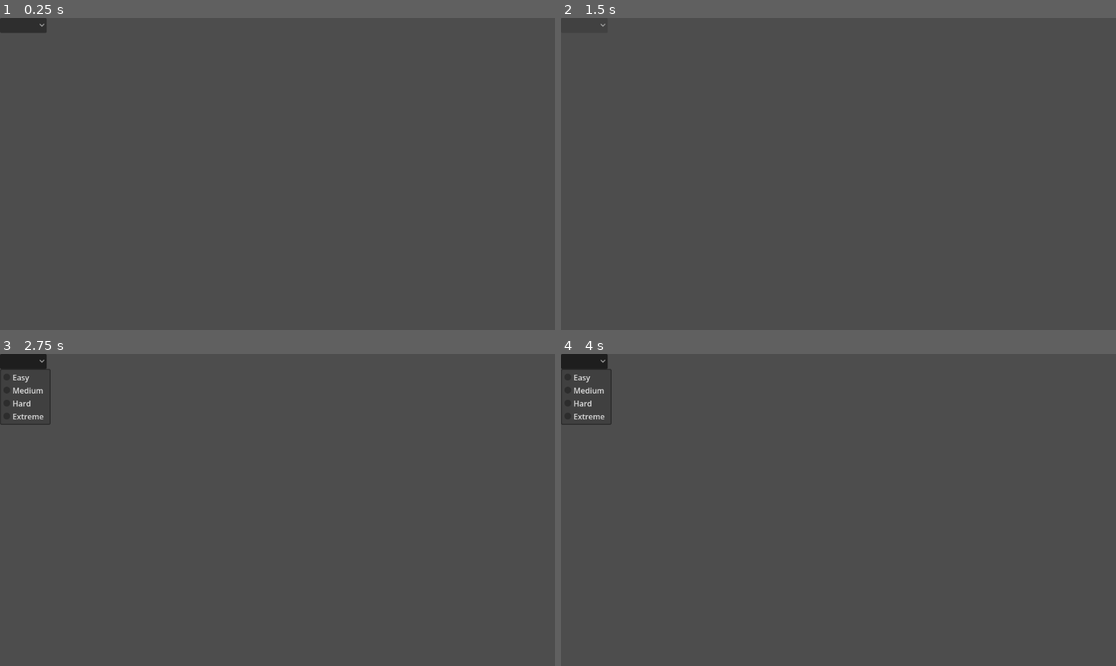
Above: before the commit, frames 1-4 (two rows, left to right).
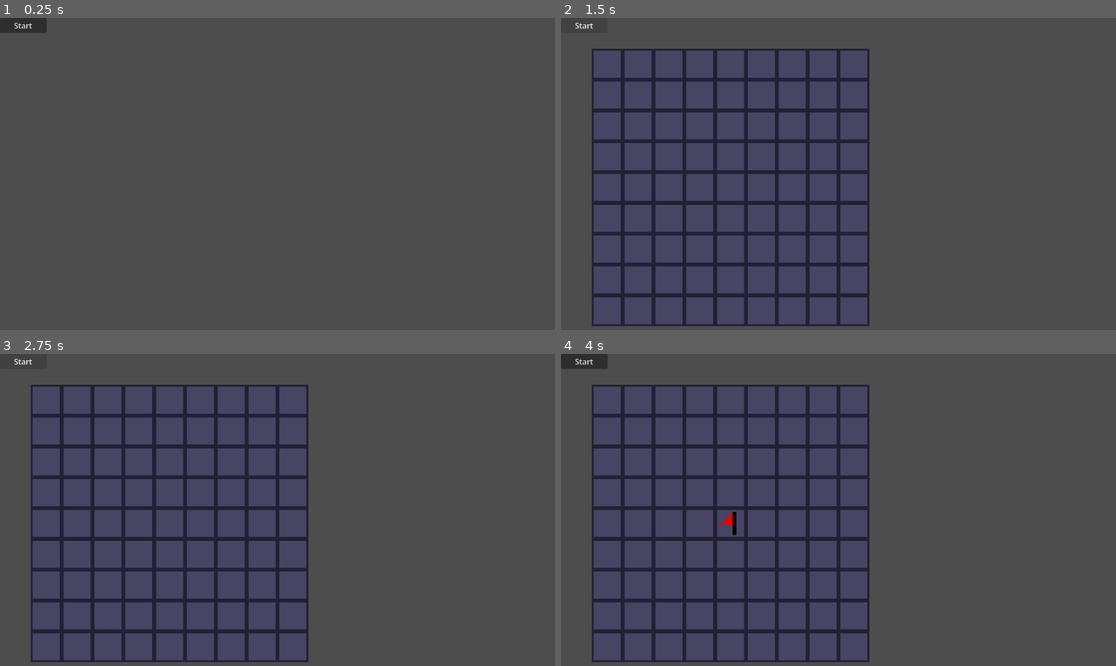
Above: after the commit, the same moments.

Repository: omesh-h/minesweeper-git
Game: Godot game, scene res://scenes/game.tscn
Two runs of this game, one before a commit and one after it. Both use one fixed random seed, a clock stepped at 60 frames per second and the inputs below.
Inputs (mouse positions are in pixels of both pictures, inside the frame that each line leads up to):
- Up to frame 1 (0.25 s): no input
- Up to frame 2 (1.5 s): click (583, 24) at 0.5 s; click (583, 24) at 1.25 s
- Up to frame 3 (2.75 s): click (22, 360) at 2 s
- Up to frame 4 (4 s): tap Enter at 2.75 s; move the mouse to (960, 494) at 2.77 s; click (960, 494) at 2.85 s; tap Space at 3.5 s; move the mouse to (727, 525) at 3.52 s; right-click (727, 525) at 3.6 s

The runs differ from the first frame. In frame 1, less than 0.1% of the frame differs, in the area x 2-9%, y 1-4%; in frame 2, 11%; in frame 3, 12%, in the area x 0-56%, y 0-99%; in frame 4, 11%.

Commit message:
began incremental level design
began making an algorithm to create procedurally difficult levels with the usage of singletons

Diff:
--- a/minesweeper/project.godot
+++ b/minesweeper/project.godot
@@ -14,6 +14,10 @@
 run/main_scene="uid://df4fq4oxsrm4u"
 config/features=PackedStringArray("4.6", "Forward Plus")
 config/icon="res://icon.svg"
+
+[autoload]
+
+LevelGenerator="*uid://cbqftj6g0rwoy"
 
 [input]
 
--- a/minesweeper/scenes/game.tscn
+++ b/minesweeper/scenes/game.tscn
@@ -1,6 +1,7 @@
 [gd_scene format=3 uid="uid://df4fq4oxsrm4u"]
 
 [ext_resource type="Script" uid="uid://csl6w8rfajulm" path="res://scripts/game_state.gd" id="1_lnu2h"]
+[ext_resource type="PackedScene" uid="uid://ro1j503apwqe" path="res://scenes/lose_screen.tscn" id="1_p57ef"]
 [ext_resource type="Texture2D" uid="uid://bpshi1tjj8g1o" path="res://assets/sprites/minesweeper_tiles.png" id="2_lbhrr"]
 [ext_resource type="Script" uid="uid://bwv57w26ex53r" path="res://scripts/mines_map.gd" id="3_iywne"]
 [ext_resource type="Script" uid="uid://cfx2xxg01l6ti" path="res://scripts/interactive_tile_map.gd" id="3_p57ef"]
@@ -41,6 +42,9 @@
 
 [node name="Node2D" type="Node2D" unique_id=892044015]
 
+[node name="LoseScreen" parent="." unique_id=2085202823 instance=ExtResource("1_p57ef")]
+visible = false
+
 [node name="CanvasLayer" type="CanvasLayer" parent="." unique_id=679363454]
 
 [node name="UI" type="Control" parent="CanvasLayer" unique_id=1012563702]
@@ -49,27 +53,18 @@
 offset_right = 40.0
 offset_bottom = 40.0
 
-[node name="DifficultyButton" type="OptionButton" parent="CanvasLayer/UI" unique_id=1901903662]
+[node name="DifficultyButton" type="Button" parent="CanvasLayer/UI" unique_id=1305409971]
 layout_mode = 0
-offset_right = 32.0
-offset_bottom = 20.0
-allow_reselect = true
-item_count = 4
-popup/item_0/text = "Easy"
-popup/item_0/id = 0
-popup/item_1/text = "Medium"
-popup/item_1/id = 1
-popup/item_2/text = "Hard"
-popup/item_2/id = 2
-popup/item_3/text = "Extreme"
-popup/item_3/id = 3
+offset_right = 97.0
+offset_bottom = 31.0
+text = "Start"
 script = ExtResource("4_lbhrr")
+
+[node name="Camera2D" type="Camera2D" parent="." unique_id=1216408172]
+anchor_mode = 0
 
 [node name="GameState" type="Node2D" parent="." unique_id=2057898722]
 script = ExtResource("1_lnu2h")
-
-[node name="Camera2D" type="Camera2D" parent="." unique_id=1216408172]
-anchor_mode = 0
 
 [node name="MinesMap" type="TileMapLayer" parent="." unique_id=861329450]
 tile_set = SubResource("TileSet_0tnpc")
@@ -79,4 +74,4 @@
 tile_set = SubResource("TileSet_u5sy4")
 script = ExtResource("3_p57ef")
 
-[connection signal="item_selected" from="CanvasLayer/UI/DifficultyButton" to="CanvasLayer/UI/DifficultyButton" method="_on_item_selected"]
+[connection signal="pressed" from="CanvasLayer/UI/DifficultyButton" to="CanvasLayer/UI/DifficultyButton" method="_on_pressed"]
--- /dev/null
+++ b/minesweeper/scenes/lose_screen.tscn
@@ -0,0 +1,39 @@
+[gd_scene format=3 uid="uid://ro1j503apwqe"]
+
+[ext_resource type="FontFile" uid="uid://dgk7tpqqp64hw" path="res://assets/fonts/Mystery Font.ttf" id="1_uglf1"]
+
+[node name="LoseScreen" type="CanvasLayer" unique_id=2085202823]
+
+[node name="Control" type="Control" parent="." unique_id=1875665530]
+layout_mode = 3
+anchors_preset = 8
+anchor_left = 0.5
+anchor_top = 0.5
+anchor_right = 0.5
+anchor_bottom = 0.5
+offset_left = -20.0
+offset_top = -20.0
+offset_right = 20.0
+offset_bottom = 20.0
+grow_horizontal = 2
+grow_vertical = 2
+size_flags_horizontal = 4
+
+[node name="Label" type="Label" parent="Control" unique_id=1062589718]
+layout_mode = 1
+anchors_preset = 8
+anchor_left = 0.5
+anchor_top = 0.5
+anchor_right = 0.5
+anchor_bottom = 0.5
+offset_left = -51.0
+offset_top = -11.5
+offset_right = 51.0
+offset_bottom = 11.5
+grow_horizontal = 2
+grow_vertical = 2
+theme_override_fonts/font = ExtResource("1_uglf1")
+theme_override_font_sizes/font_size = 20
+text = "You Blew Up!"
+horizontal_alignment = 1
+vertical_alignment = 1
--- a/minesweeper/scripts/difficulty_button.gd
+++ b/minesweeper/scripts/difficulty_button.gd
@@ -1,17 +1,7 @@
-extends OptionButton
+extends Button
 @onready var game_state: Node2D = $"../../../GameState"
 
+func _on_pressed() -> void:
+	game_state.emit_signal("load_level")
 
-# Called when the node enters the scene tree for the first time.
-func _ready() -> void:
 	pass # Replace with function body.
-
-
-# Called every frame. 'delta' is the elapsed time since the previous frame.
-func _process(delta: float) -> void:
-	pass
-
-
-func _on_item_selected(index: int) -> void:
-	game_state.emit_signal("set_difficulty", index)
-	pass # Replace with function body.
--- a/minesweeper/scripts/game_state.gd
+++ b/minesweeper/scripts/game_state.gd
@@ -1,40 +1,52 @@
 extends Node2D
 
-signal set_difficulty(difficulty)
-signal create_map(difficulty)
+signal load_level
+signal update_level
 @onready var mine_map = $"../MinesMap"
 @onready var camera_2d: Camera2D = $"../Camera2D"
-
-enum DIFFICULTY{
-	EASY, #0
-	MEDIUM, #1
-	HARD, #2
-	EXTREME #3
-}
-
+@onready var lose_screen: CanvasLayer = $"../LoseScreen"
 
 # Called when the node enters the scene tree for the first time.
 func _ready() -> void:
-	set_difficulty.connect(on_set_difficulty)
-	create_map.connect(mine_map.create_difficulty_map)
+	update_camera()
+
+	load_level.connect(_on_load_level)
+	update_level.connect(_on_update_level)
+
+	LevelGenerator.register_layers(
+		$"../MinesMap",
+		$"../InteractiveTileMap"
+	)
+
 	pass # Replace with function body.
 
-func on_set_difficulty(difficulty: DIFFICULTY) -> void:
+func update_camera():
+	var margin = 10
+
+	var grid_x = LevelGenerator.LEVELS[LevelGenerator.current_level]["grid"].position.x
+	var grid_y = LevelGenerator.LEVELS[LevelGenerator.current_level]["grid"].position.y
+
+	var grid_width = LevelGenerator.LEVELS[LevelGenerator.current_level]["grid"].size.x
+	var grid_height = LevelGenerator.LEVELS[LevelGenerator.current_level]["grid"].size.y
+
+	var grid_area = grid_height * grid_width
+	camera_2d.zoom = camera_2d.get_viewport().size / Vector2i(grid_width * 24, grid_height * 14)
+	print(camera_2d.get_viewport().size)
+	print(camera_2d.zoom)
+
+
+
+
+func _on_update_level() -> void:
+	LevelGenerator.create_level(LevelGenerator.current_level)
+	LevelGenerator.current_level += 1
+	emit_signal("load_level")
+
+func _on_load_level() -> void:
 	mine_map.reset()
-	match difficulty:
-		DIFFICULTY.EASY:
-			camera_2d.zoom = Vector2(3.0, 3.0)
-			emit_signal("create_map", DIFFICULTY.EASY)
-			pass
-		DIFFICULTY.MEDIUM:
-			camera_2d.zoom = Vector2(3.0, 3.0)
-			emit_signal("create_map", DIFFICULTY.MEDIUM)
-			pass
-		DIFFICULTY.HARD:
-			camera_2d.zoom = Vector2(2.0, 2.0)
-			emit_signal("create_map", DIFFICULTY.HARD)
-			pass
-		DIFFICULTY.EXTREME:
-			camera_2d.zoom = Vector2(2.0, 2.0)
-			emit_signal("create_map", DIFFICULTY.EXTREME)
-			pass
+	mine_map.create_minesweeper()
+	pass
+
+func _on_mine_revealed() -> void:
+	lose_screen.visible = true
+	pass
--- /dev/null
+++ b/minesweeper/scripts/level_generator.gd
@@ -0,0 +1,30 @@
+extends Node
+
+var mine_map_layer: TileMapLayer
+var interactive_map: TileMapLayer
+
+var current_level: int = 0
+
+
+var LEVELS: Array[Dictionary] = [
+	#keeps track of grids and bombs
+	{"grid": Rect2i(1, 1, 10, 10), "mines": 16}, #LEVEL 0
+]
+
+func register_layers(mine_path, interactive_path):
+	#register any paths to nodes needed
+	mine_map_layer = mine_path
+	interactive_map = interactive_path
+
+func create_level(level: int):
+	#current level will be an index of LEVELS (under the assumption that the previous lvl is already made
+
+	var grid = LEVELS[level]["grid"]
+	grid.width += 6
+	grid.height += 6
+
+	var bombs = roundi((grid.width * grid.height) * randf_range(0.15, 0.21))
+	#create a more difficult level based off the last level
+	LEVELS.append(
+		{"grid": grid, "mines": bombs}
+	)
--- a/minesweeper/scripts/mines_map.gd
+++ b/minesweeper/scripts/mines_map.gd
@@ -1,11 +1,12 @@
 extends TileMapLayer
+
 @onready var interactive_tile_map: TileMapLayer = $"../InteractiveTileMap"
+@onready var game_state: Node2D = $"../GameState"
 
 signal map_rendered
+signal mine_revealed
 
-var map_size: Rect2i
-var bombs: int
-var bomb_coords: Array[Vector2i]
+var mine_coords: Array[Vector2i]
 
 
 const NEIGHBORS: Array[Vector2i] = [
@@ -25,6 +26,8 @@
 # Called when the node enters the scene tree for the first time.
 func _ready() -> void:
 	map_rendered.connect(interactive_tile_map.map_finished, CONNECT_ONE_SHOT)
+	mine_revealed.connect(game_state._on_mine_revealed)
+
 	pass # Replace with function body.
 
 
@@ -33,32 +36,12 @@
 	pass
 
 
-func create_difficulty_map(difficulty) -> void:
-	print("Creating difficulty: " + str(difficulty))
-	match difficulty:
-		0: #Easy - 10 x 10
-			map_size = Rect2i(1, 1, 10, 10)#create a rect of the map size
-			bombs = 10
-			#use for loop to set the cell for each cell in the rect
-			create_grid(map_size, bombs)
-			pass
-		1: #Medium
-			map_size = Rect2i(1, 1, 16, 16)
-			bombs = 30
-			create_grid(map_size, bombs)
-			pass
-		2: #Hard
-			bombs = 60
-			map_size = Rect2i(1, 1, 20, 20)
-			create_grid(map_size, bombs)
-			pass
-		3: #Extreme
-			bombs = 180
-			map_size = Rect2i(1, 1, 32, 32)
-			create_grid(map_size, bombs)
-			pass
+func create_minesweeper() -> void:
+	var grid = LevelGenerator.LEVELS[LevelGenerator.current_level]["grid"]
+	var mines = LevelGenerator.LEVELS[LevelGenerator.current_level]["mines"]
+	create_visual_grid(grid, mines)
 
-func create_grid(grid: Rect2i, bombs: int) -> void:
+func create_visual_grid(grid: Rect2i, mines: int) -> void:
 	#clear grid
 	clear()
 	interactive_tile_map.clear()
@@ -74,48 +57,48 @@
 	emit_signal("map_rendered") #after first click, begin bomb placement
 
 func initialize_mines(cell: Vector2i) -> void:
-	print("placing bombs")
-	place_bombs(cell)
+	print("initializing mines")
+	place_mines(cell)
 	generate_numbers()
 
-func place_bombs(clicked_cell: Vector2i) -> void:
+func place_mines(clicked_cell: Vector2i) -> void:
 
 	var safe_zone: Array[Vector2i] = [clicked_cell]
 	for offset in NEIGHBORS:
 		safe_zone.append(clicked_cell + offset)
 
-	while bomb_coords.size() < bombs:
-		for i in range(0, bombs):
+	#print(safe_zone)
+
+	while mine_coords.size() < LevelGenerator.LEVELS[0]["mines"]:
+		print("placing mines")
+		for i in range(0, LevelGenerator.LEVELS[0]["mines"]):
 			var cell = Vector2i(
-				randi_range(1, abs(map_size.size.x - 1)),
-				randi_range(1, abs(map_size.size.y - 1))
+				randi_range(1, abs(LevelGenerator.LEVELS[0]["grid"].size.x - 1)),
+				randi_range(1, abs(LevelGenerator.LEVELS[0]["grid"].size.y - 1))
 			)
-
 			#skip over the tiles that were already revealed by the first click
 			#makes sure theres no dupes as well
-			if cell in safe_zone or cell in bomb_coords:
+			if cell in safe_zone or cell in mine_coords:
 				continue
 
 			set_cell(cell, 0, Vector2i(1, 1))
-			bomb_coords.append(cell)
+			mine_coords.append(cell)
 			#print("Bomb Coords: " + str(bomb_coords))
 
 func generate_numbers() -> void:
-	for x in range(1, abs(map_size.size.x)):
-		for y in range(1, abs(map_size.size.y)):
+	for x in range(1, abs(LevelGenerator.LEVELS[0]["grid"].size.x)):
+		for y in range(1, abs(LevelGenerator.LEVELS[0]["grid"].size.y)):
 			var bomb_count = check_neighbors(Vector2i(x, y))
 
 			#skip over bomb coordinates and tiles that were revealed in the first click
-			if Vector2i(x, y) in bomb_coords or Vector2i(x, y) in revealed_tiles:
+			if Vector2i(x, y) in mine_coords or Vector2i(x, y) in revealed_tiles:
 				continue
 
 			set_cell(Vector2i(x, y), 0, Vector2i(bomb_count, 0))
 
 
 func reset() -> void:
-	map_size = Rect2i(1, 1, 0, 0)
-	bombs = 0
-	bomb_coords.clear()
+	mine_coords.clear()
 	revealed_tiles.clear()
 	interactive_tile_map.first_tile = false
 
@@ -123,7 +106,7 @@
 func check_neighbors(cell: Vector2i) -> int:
 	var count = 0
 	for neighbor_cell in NEIGHBORS:
-		if cell + neighbor_cell in bomb_coords:
+		if cell + neighbor_cell in mine_coords:
 			count += 1
 	return count
 
@@ -138,6 +121,10 @@
 	interactive_tile_map.erase_cell(cell)
 	revealed_tiles.append(cell)
 
+	if is_mine(cell):
+		print("You blew up!")
+		emit_signal("mine_revealed")
+
 	for offset in NEIGHBORS:
 		var neighbor_cell = cell + offset
 		if is_empty_tile(cell):
@@ -146,6 +133,8 @@
 			reveal_tiles(neighbor_cell)
 	pass
 
-
 func is_empty_tile(cell: Vector2i) -> bool:
 	return get_cell_atlas_coords(cell) == Vector2i(0,0)
+
+func is_mine(cell: Vector2i) -> bool:
+	return get_cell_atlas_coords(cell) == Vector2i(1,1)
Binary file added: minesweeper/assets/fonts/Mystery Font.ttf
Not shown, added: minesweeper/assets/fonts/Mystery Font.ttf.import
Not shown, added: minesweeper/scripts/level_generator.gd.uid
